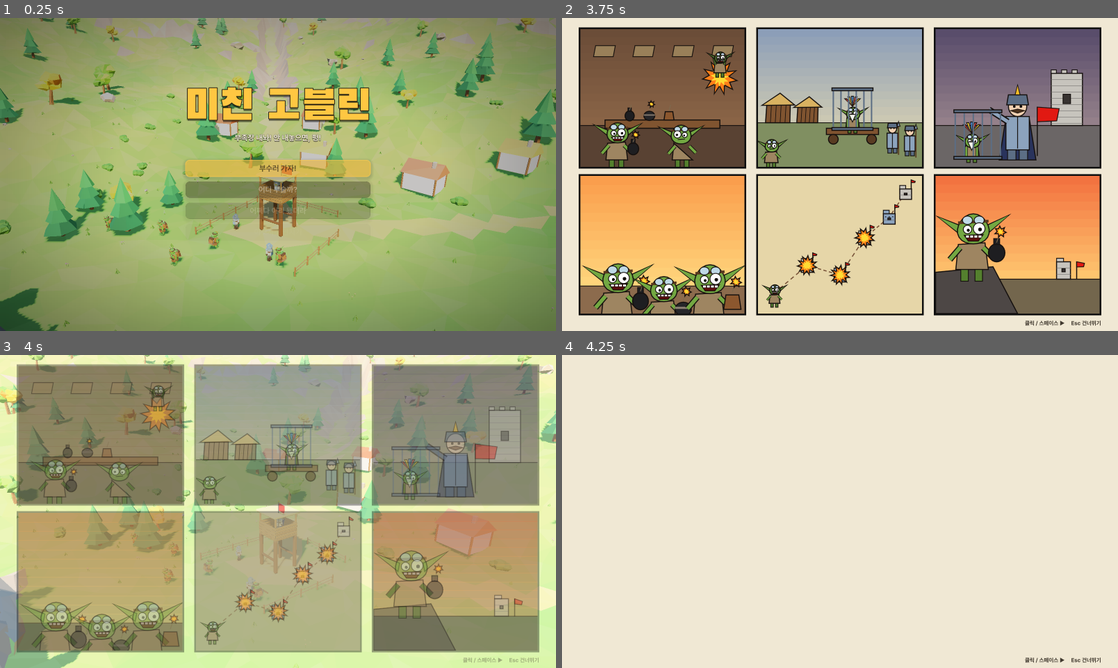
Above: before the commit, frames 1-4 (two rows, left to right).
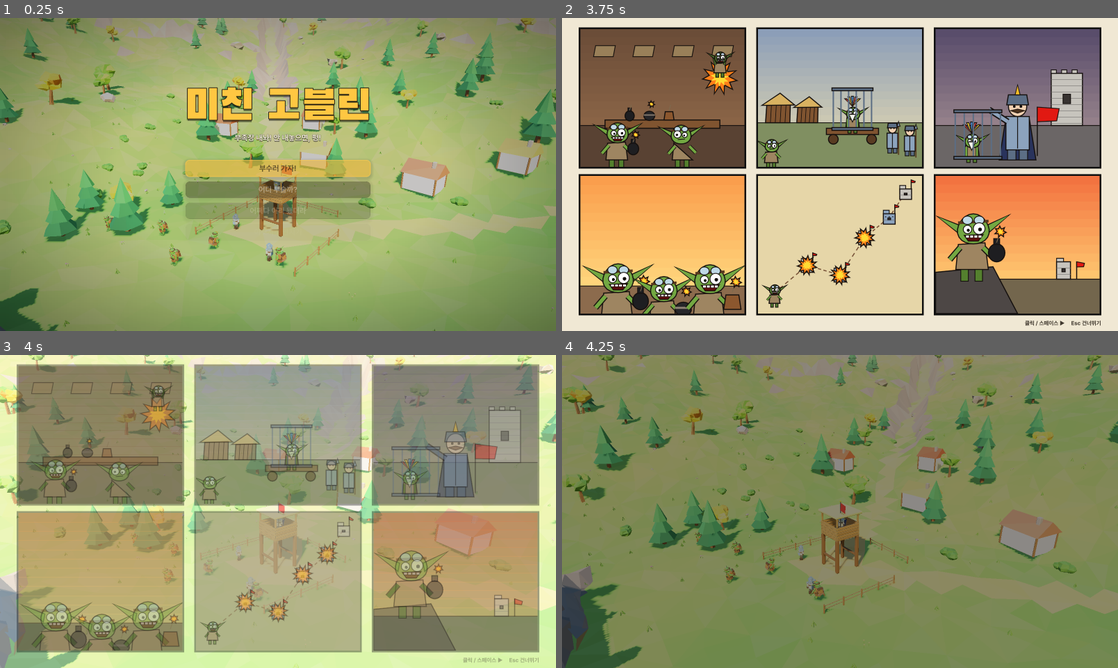
Above: after the commit, the same moments.

Repository: NeverB0re/mad-goblin-firebomb
Game: Godot game, scene res://scenes/main.tscn
Same seed, same stepped clock (60 frames per second), same inputs: the game is played once before the commit and once after it.
Inputs (mouse positions are in pixels of both pictures, inside the frame that each line leads up to):
- Up to frame 1 (0.25 s): no input
- Up to frame 2 (3.75 s): tap Enter (next_stage) at 0.5 s; move the mouse to (962, 158) at 0.52 s; hold D (move_right) 0.53-1.28 s; tap 1 (ammo_1) at 0.6 s; click (962, 158) at 0.67 s; tap Space at 0.77, 1.52, 3.02 s; move the mouse to (728, 190) at 1.27 s; hold S (move_back) 1.28-2.03 s; tap 2 (ammo_2) at 1.35 s; move the mouse to (895, 105) at 2.02 s; hold D (move_right) 2.03-2.78 s; tap 3 (ammo_3) at 2.1 s; move the mouse to (812, 237) at 2.77 s; hold W (move_forward) 2.78-3.53 s; tap 4 (ammo_4) at 2.85 s; click (812, 237) at 2.92 s; move the mouse to (1006, 221) at 3.52 s; hold A (move_left) from 3.53 s (still down); tap 5 (ammo_5) at 3.6 s
- Up to frame 3 (4 s): keep holding A (move_left); tap Space at 3.77 s
- Up to frame 4 (4.25 s): keep holding A (move_left); tap R (restart) at 4.15 s

Frames 1-3 are identical in both runs. In frame 4, 100% of the frame differs, in the area x 0-100%, y 0-100%.

Commit message:
진지가 바뀌는 모든 곳에 화면 전환 (시작·진지 고르기·처음부터 다시·다시 던져·R), 잠깐 메뉴 '계속 던져!'
Co-Authored-By: Claude Opus 5.5 <noreply@anthropic.com>

Diff:
--- a/scripts/main.gd
+++ b/scripts/main.gd
@@ -17,8 +17,10 @@
 var _sun: DirectionalLight3D
 var _fail_count := 0
 var menus: Menus
-## 다음 진지로 넘어갈 때 덮는 막 (메뉴·결과 화면 위, 월드 시작 컷 아래)
+## 진지를 바꿀 때 덮는 막 (메뉴·결과 화면 위, 월드 시작 컷 아래)
 var _curtain: ColorRect
+## 막을 덮고 걷는 중 (그사이 다시 누른 것은 무시)
+var _changing := false
 
 
 func _ready() -> void:
@@ -29,11 +31,11 @@
 	menus = Menus.new()
 	add_child(menus)
 	menus.start_requested.connect(_on_start)
-	menus.stage_chosen.connect(_on_stage_chosen)
+	menus.stage_chosen.connect(func(i): _with_fade(func(): await _on_stage_chosen(i)))
 	menus.resume_requested.connect(_resume)
-	menus.restart_requested.connect(func():
+	menus.restart_requested.connect(func(): _with_fade(func():
 		_resume()
-		load_stage(stage_index))
+		load_stage(stage_index)))
 	menus.title_requested.connect(show_title)
 	menus.opening_requested.connect(func(): _play_opening(false))
 	if test_mode:
@@ -68,7 +70,7 @@
 func _on_start() -> void:
 	if not SaveData.opening_seen:
 		await _play_opening(true)
-	_on_stage_chosen(_first_unfinished())
+	_with_fade(func(): await _on_stage_chosen(_first_unfinished()))
 
 
 func _first_unfinished() -> int:
@@ -239,6 +241,23 @@
 	hud.set_bonus("" if test_mode else Campaign.bonus_text(stage_index))
 
 
+## 진지를 바꿀 때: 잠깐 어두워졌다가 (그동안 change로 진지를 만든다) 다시 밝아진다.
+## 시험 모드(자동 테스트)에서는 막 없이 바로 바꾼다.
+func _with_fade(change: Callable) -> void:
+	if test_mode:
+		await change.call()
+		return
+	if _changing:
+		return
+	_changing = true
+	await _fade(1.0, 0.2)
+	# 검은 화면이 한 번 그려진 뒤에 만든다 (만드는 동안 멈춘 화면이 보이지 않게)
+	await get_tree().process_frame
+	await change.call()
+	_changing = false
+	_fade(0.0, 0.35)
+
+
 ## 화면을 막으로 덮거나(1) 걷는다(0).
 func _fade(to: float, seconds: float) -> void:
 	if _curtain == null:
@@ -303,14 +322,10 @@
 			show_title()
 			return
 	elif action == "next" and not test_mode:
-		# 잠깐 어두워졌다가 (그동안 다음 진지를 만든다) 다시 밝아진다
-		await _fade(1.0, 0.2)
-		await get_tree().process_frame
-		await _on_stage_chosen(stage_index + 1)
-		_fade(0.0, 0.35)
+		_with_fade(func(): await _on_stage_chosen(stage_index + 1))
 		return
 	else:
-		load_stage(stage_index + (1 if action == "next" else 0))
+		await _with_fade(func(): load_stage(stage_index + (1 if action == "next" else 0)))
 	Input.mouse_mode = Input.MOUSE_MODE_CAPTURED
 
 
@@ -318,7 +333,7 @@
 	if stage == null or menus.screen != Menus.Screen.NONE:
 		return
 	if event.is_action_pressed("restart"):
-		load_stage(stage_index)
+		_with_fade(func(): load_stage(stage_index))
 	elif event is InputEventKey and event.pressed and not event.echo:
 		if event.physical_keycode == KEY_ESCAPE:
 			if test_mode:
--- a/scripts/texts.gd
+++ b/scripts/texts.gd
@@ -29,7 +29,7 @@
 	"menu_settings": "이것저것 만지기",
 	"menu_quit": "그만 잘래",
 	"menu_back": "뒤로!",
-	"menu_resume": "다시 던지자!",
+	"menu_resume": "계속 던져!",
 	"menu_restart": "처음부터 다시!",
 	"menu_title": "첫 화면으로 도망!",
 	"paused": "잠깐! 숨 좀 돌리자",
--- a/tests/menu_test.gd
+++ b/tests/menu_test.gd
@@ -38,6 +38,18 @@
 	await _frames(2)
 
 
+## 화면 전환(막 덮기 → 진지 만들기 → 막 걷기)이 끝날 때까지 기다린다. 막이 덮였었는지 돌려준다.
+func _settle(main: Node) -> bool:
+	var dark := false
+	for i in 600:
+		await process_frame
+		if main._curtain and main._curtain.color.a > 0.5:
+			dark = true
+		if not main._changing and (main._curtain == null or main._curtain.color.a == 0.0) and i > 3:
+			break
+	return dark
+
+
 func _run() -> void:
 	print("== 게임 흐름 테스트 ==")
 	SaveData.path = "user://test_save.cfg"
@@ -50,15 +62,15 @@
 	var main := current_scene
 	_check(main.menus.screen == Menus.Screen.TITLE and paused, "타이틀 화면, 뒤의 진지는 멈춤")
 	main.menus.start_requested.emit()
-	await _frames(10)
-	_check(not paused and main.stage.stage_id == "1-1" and main.menus.screen == Menus.Screen.NONE, "시작 → 1-1 (%s)" % main.stage.stage_id)
+	var dark := await _settle(main)
+	_check(dark and not paused and main.stage.stage_id == "1-1" and main.menus.screen == Menus.Screen.NONE, "시작 → 막 → 1-1 (%s)" % main.stage.stage_id)
 	# 진지 시작 조망: 아무 키나 누르면 건너뛰고 투척 시점으로 (그동안 고블린 조작은 잠긴다)
 	var intro_locked: bool = main.stage.player.input_locked
 	await _key(KEY_SPACE)
 	await _frames(40)
 	_check(intro_locked and not main.stage.player.input_locked and main.stage.player.camera.current, "시작 조망 → 아무 키로 건너뛰기 → 투척 시점")
 	await _key(KEY_ESCAPE)
-	_check(paused and main.menus.screen == Menus.Screen.PAUSE, "Esc → 잠깐 메뉴")
+	_check(paused and main.menus.screen == Menus.Screen.PAUSE and Texts.t("menu_resume") == "계속 던져!", "Esc → 잠깐 메뉴 (계속 던져!)")
 	await _key(KEY_ESCAPE)
 	_check(not paused and main.menus.screen == Menus.Screen.NONE, "Esc → 계속")
 	# 클리어 → 다음 스테이지가 열리고 기록이 저장된다
@@ -73,8 +85,20 @@
 	main.menus.show_select(Menus.Screen.TITLE)
 	await _frames(5)
 	main.menus.stage_chosen.emit(1)
-	await _frames(10)
-	_check(main.stage.stage_id == "1-2" and not paused, "진지 고르기 → 1-2")
+	dark = await _settle(main)
+	_check(dark and main.stage.stage_id == "1-2" and not paused, "진지 고르기 → 막 → 1-2")
+	# 잠깐 메뉴의 처음부터 다시 → 막 → 같은 진지를 새로
+	var old: Node = main.stage
+	main._pause()
+	await _frames(3)
+	main.menus.restart_requested.emit()
+	dark = await _settle(main)
+	_check(dark and main.stage != old and main.stage.stage_id == "1-2" and not paused and main.menus.screen == Menus.Screen.NONE, "처음부터 다시 → 막 → 1-2를 새로")
+	# R키 바로 다시
+	old = main.stage
+	await _key(KEY_R)
+	dark = await _settle(main)
+	_check(dark and main.stage != old and main.stage.stage_id == "1-2", "R → 막 → 1-2를 새로")
 	# 승리 → "다음 진지로!" → 잠깐 어두워졌다가 1-3이 밝아진다
 	main.stage.commander.defeat("direct")
 	for i in 1200:
@@ -82,12 +106,18 @@
 			break
 		await process_frame
 	main.result._choose("next")
-	await _frames(3)
-	var dark: float = main._curtain.color.a
-	for i in 120:
+	dark = await _settle(main)
+	_check(dark and main.stage.stage_id == "1-3", "다음 진지로 → 막 → 1-3 (%s)" % main.stage.stage_id)
+	# 실패 → 다시 던져 → 막 → 같은 진지를 새로
+	old = main.stage
+	main.stage.state_changed.emit(Stage.State.FAILED, "시험")
+	for i in 600:
+		if main.result and main.result._ready_for_input:
+			break
 		await process_frame
-	_check(main.stage.stage_id == "1-3" and dark > 0.0 and main._curtain.color.a == 0.0,
-		"다음 진지로 → 막이 덮였다가(%.2f) 걷히고 1-3 (%s)" % [dark, main.stage.stage_id])
+	main.result._choose("retry")
+	dark = await _settle(main)
+	_check(dark and main.stage != old and main.stage.stage_id == "1-3", "실패 → 다시 던져 → 막 → 1-3을 새로")
 	DirAccess.remove_absolute(ProjectSettings.globalize_path(SaveData.path))
 	print("결과: ", "OK" if _failures == 0 else "%d개 실패" % _failures)
 	quit(0 if _failures == 0 else 1)
Not shown, changed: README.md
